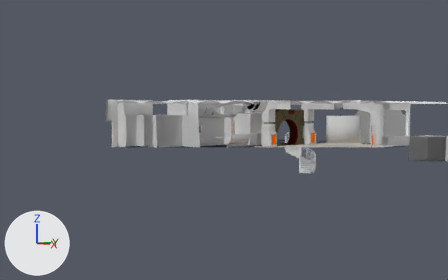
What one commit did to the Blender file client_001/martenRescale_001.blend.
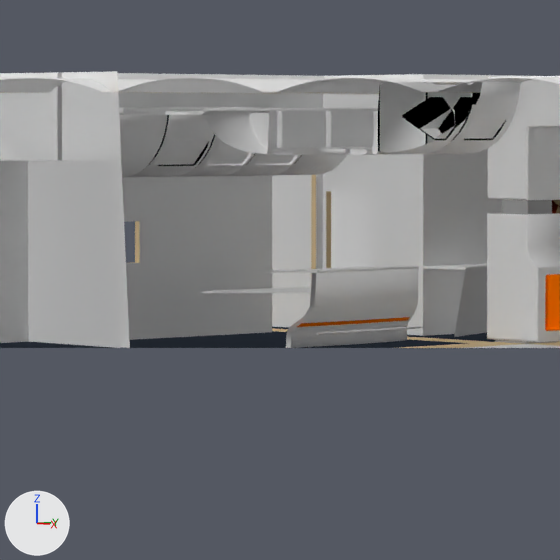
Old and new are each drawn whole from a 50 mm lens placed at (35.51, -39.97, 3.2), pointed at (-3.43, -4.35, 0.58) and again close up on the part from 40% to 61% of the width and 31% to 66% of the height. Lighting does not change. The marker at lower left points along +X, +Y and +Z. Everything nearer to the camera than a plane just in front of the edit is cut away.

The scene before the commit, as lines of its bpy script (objects in view):
```python
me_id735 = bpy.data.meshes.new('ID735')
me_id735.from_pydata(...)  # 9953 vertices, 7818 faces; spans x -19.1..8.1, y -15.6..14.0, z -2.8..4.0
me_id735.materials.append(mat_cplate_sand)  # its picture is missing
me_id735.materials.append(mat_cplate)  # its picture is missing
me_id735.materials.append(mat_cgrey)  # grey #aaaaaa
me_id735.materials.append(mat_cmonitor)  # its picture is missing
me_id735.materials.append(mat_cwhite_glow)  # white #e7e7e7
me_id735.materials.append(mat_mat)  # white #e7e7e7
me_id735.materials.append(mat_sem_agtw)  # white #e7e7e7
me_id735.materials.append(mat_magmec)  # its picture is missing
me_id735.materials.append(mat_cblue)  # its picture is missing
me_id735.materials.append(mat_cgrey_001)  # dark blue #303742
me_id735.materials.append(mat_cyellow)  # beige #dec59a
me_id735.materials.append(mat_cplate_symbol)  # its picture is missing
me_id735.materials.append(mat_corange_glow)  # orange #ff7a01
me_id735.materials.append(mat_black)  # black #000000
ob_themainhallbymarten = bpy.data.objects.new('theMainHallByMarten', me_id735)
ob_themainhallbymarten.location = (0.0, 0.0, 0.0)
```
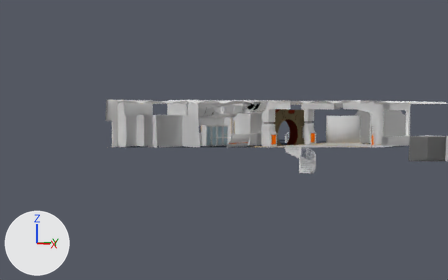
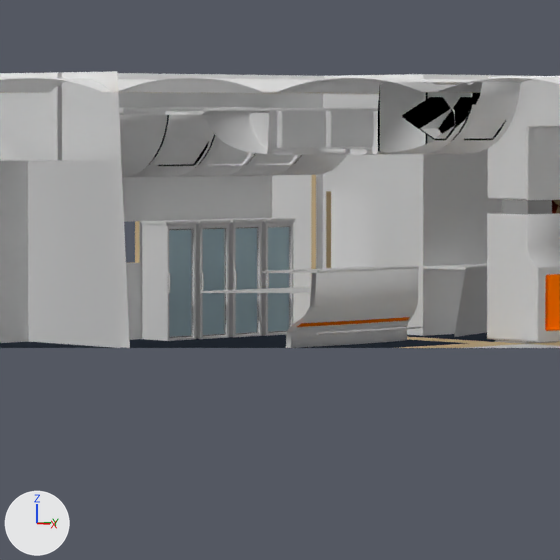
Location of each change, (x1, y1, x2, y2) in pixels of the close-ups (560 x 560 px):
'kuehlschrank.003', added
    after: (141, 220, 198, 341)
'kuehlschrank.002', added
    after: (184, 219, 231, 339)
'kuehlschrank.001', added
    after: (209, 219, 263, 337)
'kuehlschrank', added
    after: (243, 218, 295, 336)

The change, as a diff of the scene's bpy script:
```diff
--- a/client_001/martenRescale_001.blend.py
+++ b/client_001/martenRescale_001.blend.py
@@ col_kuehlschrank @@
+col_kuehlschrank = bpy.data.collections.new('kuehlschrank')
+col_kuehlschrank.objects.link(ob_kuehlschrank_004)
+col_kuehlschrank.objects.link(ob_kuehlschrank_005)
@@ ob_kuehlschrank @@
+ob_kuehlschrank = bpy.data.objects.new('kuehlschrank', None)
+ob_kuehlschrank.location = (-3.97, -3.92, 0.08)
+ob_kuehlschrank.rotation_euler = (0.0, 0.0, 1.571)  # degrees (0, 0, 90)
+ob_kuehlschrank.instance_type = 'COLLECTION'
+ob_kuehlschrank.instance_collection = col_kuehlschrank
@@ ob_kuehlschrank_005 @@
+ob_kuehlschrank_005 = bpy.data.objects.new('kuehlschrank.005', me_cube_001_1)  # 92 vertices, 76 faces; spans x -0.3..0.3, y -0.29..0.28, z 0.02..1.75; in mat_kuehlschrank_schwarz (black #414141), mat_kuehlschrank_weiss (white #e7e7e7), mat_kuehlschrank_tranzparenz (white #c3dee7)
+ob_kuehlschrank_005.location = (0.0, 0.0, 0.0)
@@ ob_kuehlschrank_004 @@
+ob_kuehlschrank_004 = bpy.data.objects.new('kuehlschrank.004', me_cube_002)  # 192 vertices, 162 faces; spans x -0.266..-0.246, y -0.319..-0.265, z 0.702..1.019; in mat_kuehlschrank_weiss (white #e7e7e7)
+ob_kuehlschrank_004.location = (0.0, 0.0, 0.0)
@@ ob_kuehlschrank_001 @@
+ob_kuehlschrank_001 = bpy.data.objects.new('kuehlschrank.001', None)
+ob_kuehlschrank_001.location = (-3.97, -4.56, 0.08)
+ob_kuehlschrank_001.rotation_euler = (0.0, 0.0, 1.571)  # degrees (0, 0, 90)
+ob_kuehlschrank_001.instance_type = 'COLLECTION'
+ob_kuehlschrank_001.instance_collection = col_kuehlschrank
@@ ob_kuehlschrank_002 @@
+ob_kuehlschrank_002 = bpy.data.objects.new('kuehlschrank.002', None)
+ob_kuehlschrank_002.location = (-3.97, -5.21, 0.08)
+ob_kuehlschrank_002.rotation_euler = (0.0, 0.0, 1.571)  # degrees (0, 0, 90)
+ob_kuehlschrank_002.instance_type = 'COLLECTION'
+ob_kuehlschrank_002.instance_collection = col_kuehlschrank
@@ ob_kuehlschrank_003 @@
+ob_kuehlschrank_003 = bpy.data.objects.new('kuehlschrank.003', None)
+ob_kuehlschrank_003.location = (-3.97, -5.84, 0.08)
+ob_kuehlschrank_003.rotation_euler = (0.0, 0.0, 1.571)  # degrees (0, 0, 90)
+ob_kuehlschrank_003.instance_type = 'COLLECTION'
+ob_kuehlschrank_003.instance_collection = col_kuehlschrank
```
